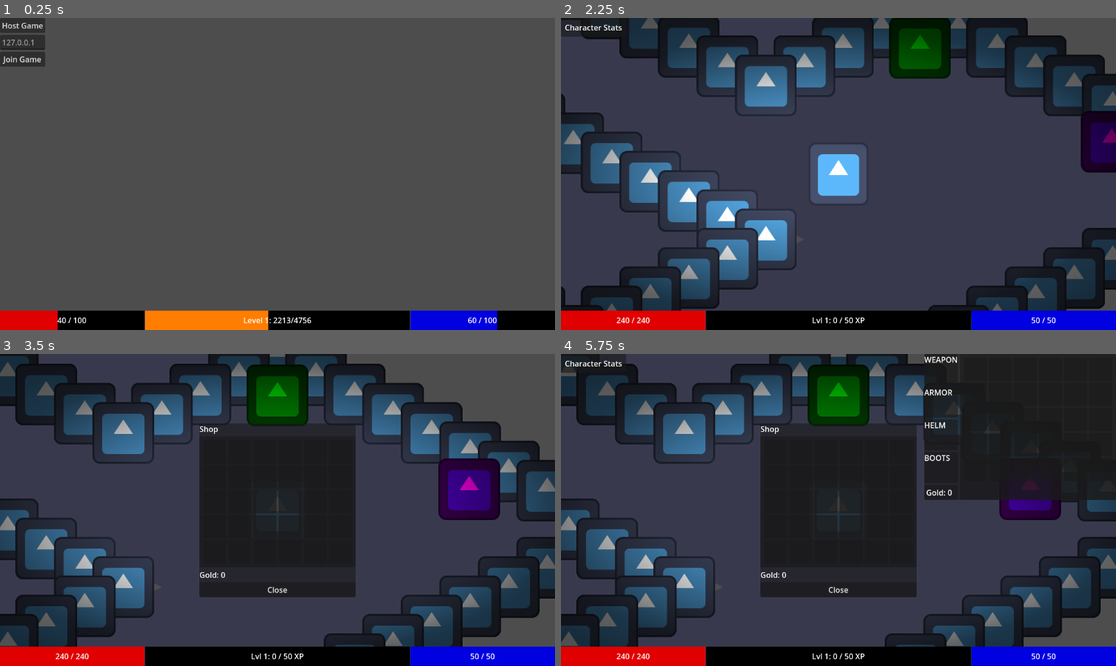
Above: before the commit, frames 1-4 (two rows, left to right).
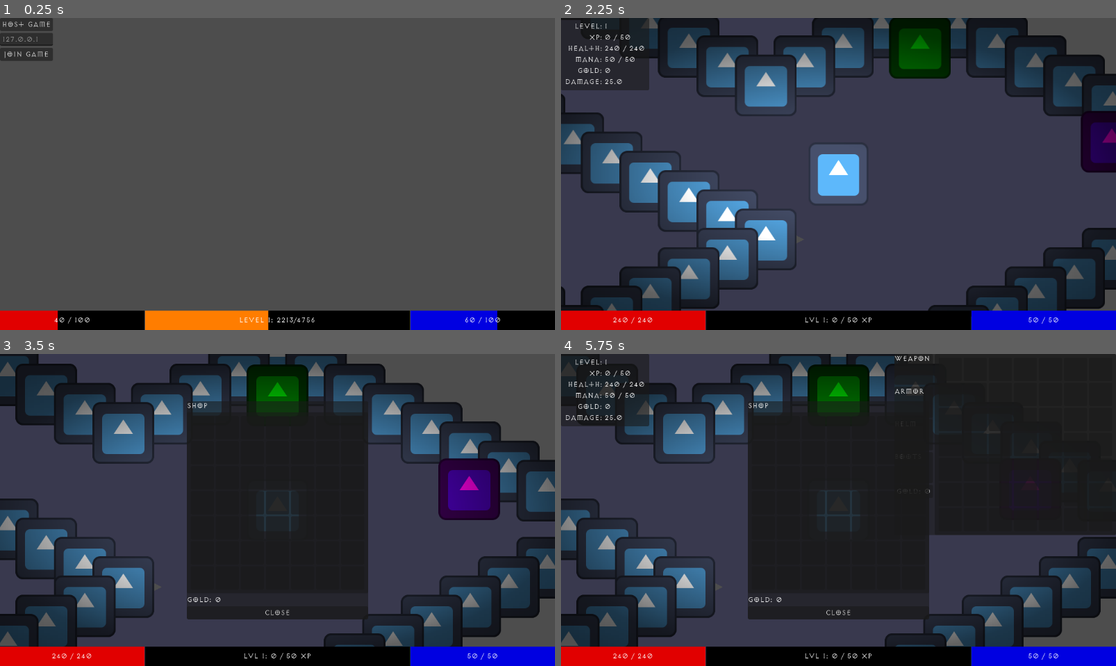
Above: after the commit, the same moments.

Repository: PietPadda/Godot_2D_ARPG
Game: Godot game, scene res://scenes/world/world.tscn
The game is run twice, just before and just after one commit, with the same random seed, the same clock (stepped at 60 frames per second) and the same inputs. The engine's default icon, where the game draws it, is replaced by a stand-in: a white triangle on a blue panel in a dark square.
Inputs (mouse positions are in pixels of both pictures, inside the frame that each line leads up to):
- Up to frame 1 (0.25 s): no input
- Up to frame 2 (2.25 s): click (583, 42) at 0.52 s; type "12" at 0.6 s; click "Host Game" at 1.25 s; tap Enter at 2 s; move the mouse to (960, 158) at 2.02 s; tap C (toggle_character_sheet) at 2.1 s; click (960, 158) at 2.17 s
- Up to frame 3 (3.5 s): move the mouse to (166, 525) at 2.77 s; tap E (interact) at 2.85 s; click (166, 525) at 2.92 s; tap C (toggle_character_sheet) at 3.05 s
- Up to frame 4 (5.75 s): tap F2 (debug_respawn_enemies) at 3.5, 4.25, 5 s; move the mouse to (777, 450) at 3.52 s; press the mouse at (777, 450) at 3.53 s; tap C (toggle_character_sheet) at 3.8, 4.35, 5.1 s; move the mouse to (799, 450) at 4.27 s; release the mouse at (799, 450) at 4.28 s; click (799, 450) at 4.42 s; move the mouse to (827, 450) at 5.02 s; click (827, 450) at 5.17 s; tap I (toggle_inventory) at 5.65 s

The runs differ from the first frame. In frame 1, 1.0% of the frame differs, in the area x 0-91%, y 0-98%; in frame 2, 2.8%; in frame 3, 6.7%; in frame 4, 12%, in the area x 0-100%, y 0-98%.

Commit message:
feat(ui): implement stat display on character sheet

Diff:
--- a/data/inventory/player_inventory.tres
+++ b/data/inventory/player_inventory.tres
@@ -1,8 +1,9 @@
-[gd_resource type="Resource" script_class="InventoryData" load_steps=2 format=3 uid="uid://pfmek7nj2qbc"]
+[gd_resource type="Resource" script_class="InventoryData" load_steps=3 format=3 uid="uid://pfmek7nj2qbc"]
 
+[ext_resource type="Script" uid="uid://dsidci2l4yr4r" path="res://data/items/item_data.gd" id="1_csxiq"]
 [ext_resource type="Script" uid="uid://ccw2kksbss84s" path="res://data/inventory/inventory_data.gd" id="1_d2mav"]
 
 [resource]
 script = ExtResource("1_d2mav")
-capacity = 30
+capacity = 49
 metadata/_custom_type_script = "uid://ccw2kksbss84s"
--- a/project.godot
+++ b/project.godot
@@ -29,6 +29,10 @@
 Scene="*res://scripts/core/scene_manager.gd"
 States="*res://scripts/core/state_manager.gd"
 Tooltip="*res://scenes/core/tooltip_manager.tscn"
+
+[gui]
+
+theme/custom_font="uid://cuuwjw00ffvae"
 
 [input]
 
--- a/scenes/ui/CharacterSheet.tscn
+++ b/scenes/ui/CharacterSheet.tscn
@@ -15,6 +15,66 @@
 [node name="VBoxContainer" type="VBoxContainer" parent="MarginContainer"]
 layout_mode = 2
 
-[node name="Label" type="Label" parent="MarginContainer/VBoxContainer"]
+[node name="GridContainer" type="GridContainer" parent="MarginContainer/VBoxContainer"]
 layout_mode = 2
-text = "Character Stats"
+columns = 2
+
+[node name="LabelTitle" type="Label" parent="MarginContainer/VBoxContainer/GridContainer"]
+layout_mode = 2
+text = "Level:"
+horizontal_alignment = 2
+
+[node name="LevelLabel" type="Label" parent="MarginContainer/VBoxContainer/GridContainer"]
+unique_name_in_owner = true
+layout_mode = 2
+text = "99"
+
+[node name="XPTitle" type="Label" parent="MarginContainer/VBoxContainer/GridContainer"]
+layout_mode = 2
+text = "XP:"
+horizontal_alignment = 2
+
+[node name="XPLabel" type="Label" parent="MarginContainer/VBoxContainer/GridContainer"]
+unique_name_in_owner = true
+layout_mode = 2
+text = "57/450"
+
+[node name="HealthTitle" type="Label" parent="MarginContainer/VBoxContainer/GridContainer"]
+layout_mode = 2
+text = "Health:"
+horizontal_alignment = 2
+
+[node name="HealthLabel" type="Label" parent="MarginContainer/VBoxContainer/GridContainer"]
+unique_name_in_owner = true
+layout_mode = 2
+text = "184/240"
+
+[node name="ManaTitle" type="Label" parent="MarginContainer/VBoxContainer/GridContainer"]
+layout_mode = 2
+text = "Mana:"
+horizontal_alignment = 2
+
+[node name="ManaLabel" type="Label" parent="MarginContainer/VBoxContainer/GridContainer"]
+unique_name_in_owner = true
+layout_mode = 2
+text = "0/120"
+
+[node name="GoldTitle" type="Label" parent="MarginContainer/VBoxContainer/GridContainer"]
+layout_mode = 2
+text = "Gold:"
+horizontal_alignment = 2
+
+[node name="GoldLabel" type="Label" parent="MarginContainer/VBoxContainer/GridContainer"]
+unique_name_in_owner = true
+layout_mode = 2
+text = "4789"
+
+[node name="DamageTitle" type="Label" parent="MarginContainer/VBoxContainer/GridContainer"]
+layout_mode = 2
+text = "Damage:"
+horizontal_alignment = 2
+
+[node name="DamageLabel" type="Label" parent="MarginContainer/VBoxContainer/GridContainer"]
+unique_name_in_owner = true
+layout_mode = 2
+text = "55"
--- a/scenes/ui/inventory_panel.tscn
+++ b/scenes/ui/inventory_panel.tscn
@@ -22,4 +22,4 @@
 [node name="GridContainer" type="GridContainer" parent="MarginContainer"]
 unique_name_in_owner = true
 layout_mode = 2
-columns = 6
+columns = 7
--- a/scripts/ui/character_sheet.gd
+++ b/scripts/ui/character_sheet.gd
@@ -2,11 +2,72 @@
 class_name CharacterSheet
 extends PanelContainer
 
-# We will add references to our stat labels here later.
+# --- Scene Nodes ---
+@onready var level_label: Label = %LevelLabel
+@onready var xp_label: Label = %XPLabel
+@onready var health_label: Label = %HealthLabel
+@onready var mana_label: Label = %ManaLabel
+@onready var gold_label: Label = %GoldLabel
+@onready var damage_label: Label = %DamageLabel
+
+# --- Properties ---
+var stats_component: StatsComponent
+var stat_calculator: StatCalculator
+
+# This function will be called by the HUD to provide the necessary player components.
+func initialize(stats_comp: StatsComponent, calculator: StatCalculator):
+	self.stats_component = stats_comp
+	self.stat_calculator = calculator
+
+	# Connect to the signals from the StatsComponent to keep our UI live.
+	stats_component.health_changed.connect(_on_health_changed)
+	stats_component.mana_changed.connect(_on_mana_changed)
+	stats_component.xp_changed.connect(_on_xp_changed)
+	stats_component.gold_changed.connect(_on_gold_changed)
+
+	# We can also connect to the equipment_changed signal to update stats like damage.
+	var player = stats_component.get_owner()
+	var equipment_component = player.get_node_or_null("EquipmentComponent")
+	if is_instance_valid(equipment_component):
+		equipment_component.equipment_changed.connect(redraw)
 
 func _ready() -> void:
 	pass
 
 # This function will be called by the HUD to update all the stat labels.
 func redraw() -> void:
-	pass # We'll add logic here in the next major step.
+	# Guard clause: Don't try to draw if we haven't been initialized yet.
+	if not is_instance_valid(stats_component) or not is_instance_valid(stat_calculator):
+		return
+
+	# Manually trigger all update functions to populate the UI.
+	_on_health_changed(stats_component.current_health, stats_component.total_max_health)
+	_on_mana_changed(stats_component.current_mana, stats_component.total_max_mana)
+	_on_xp_changed(stats_component.stats_data.level, stats_component.stats_data.current_xp, stats_component.stats_data.xp_to_next_level)
+	_on_gold_changed(stats_component.stats_data.gold)
+
+	# Update calculated stats like damage.
+	var total_damage = stat_calculator.get_total_stat(Stats.STAT_NAMES[Stats.STAT.DAMAGE])
+	damage_label.text = str(total_damage)
+
+# --- Signal Handlers ---
+func _on_health_changed(current: int, max_val: int):
+	# Guard Clause: Don't run if @onready vars aren't populated yet.
+	if not is_node_ready(): return
+	health_label.text = "%d / %d" % [current, max_val]
+
+func _on_mana_changed(current: int, max_val: int):
+	# Guard Clause: Don't run if @onready vars aren't populated yet.
+	if not is_node_ready(): return
+	mana_label.text = "%d / %d" % [current, max_val]
+
+func _on_xp_changed(level: int, current_xp: int, xp_to_next: int):
+	# Guard Clause: Don't run if @onready vars aren't populated yet.
+	if not is_node_ready(): return
+	level_label.text = str(level)
+	xp_label.text = "%d / %d" % [current_xp, xp_to_next]
+
+func _on_gold_changed(total_gold: int):
+	# Guard Clause: Don't run if @onready vars aren't populated yet.
+	if not is_node_ready(): return
+	gold_label.text = str(total_gold)
--- a/scripts/ui/hud.gd
+++ b/scripts/ui/hud.gd
@@ -27,7 +27,7 @@
 	# Toggle player inventory panel's visibility
 	if Input.is_action_just_pressed("toggle_inventory"): # "I"
 		player_inventory.visible = !player_inventory.visible
-		# Redraw the inventory every time it's opened to ensure it's up to date.
+		# Redraw the inventory every time it's ocpened to ensure it's up to date.
 		if player_inventory.visible:
 			player_inventory.redraw() # redraw it
 
@@ -83,25 +83,28 @@
 
 # This new function runs ONLY when the local_player_spawned signal is received.
 func _on_local_player_spawned(player: Node) -> void:
-		# Ensure UI panels are hidden on spawn
+	# Ensure UI panels are hidden on spawn
 	player_inventory.hide()
+	character_sheet.hide()
 	shop_panel.hide()
 
-		# Now that we have a guaranteed reference to the player, we connect to their stats.
-	var player_stats = player.get_node("StatsComponent")
-	var inventory_component = player.get_node("InventoryComponent")
-	var player_equipment: EquipmentComponent = player.get_node("EquipmentComponent")
+	# Now that we have a guaranteed reference to the player, we connect to their stats.
+	var stats_component: StatsComponent = player.get_node("StatsComponent")
+	var inventory_component: InventoryComponent = player.get_node("InventoryComponent")
+	var equipment_component: EquipmentComponent = player.get_node("EquipmentComponent")
+	var stat_calculator: StatCalculator = player.get_node("StatCalculator") # Get the calculator
 
 	# Connect our UI update function to the player's signal.
-	player_stats.health_changed.connect(on_player_health_changed)
-	player_stats.mana_changed.connect(on_player_mana_changed)
-	player_stats.xp_changed.connect(on_player_xp_changed)
+	stats_component.health_changed.connect(on_player_health_changed)
+	stats_component.mana_changed.connect(on_player_mana_changed)
+	stats_component.xp_changed.connect(on_player_xp_changed)
 
 	# Manually update bars once using the component's final, calculated values.
-	on_player_health_changed(player_stats.current_health, player_stats.total_max_health)
-	on_player_mana_changed(player_stats.current_mana, player_stats.total_max_mana)
-	on_player_xp_changed(player_stats.stats_data.level, player_stats.stats_data.current_xp, player_stats.stats_data.xp_to_next_level)
+	on_player_health_changed(stats_component.current_health, stats_component.total_max_health)
+	on_player_mana_changed(stats_component.current_mana, stats_component.total_max_mana)
+	on_player_xp_changed(stats_component.stats_data.level, stats_component.stats_data.current_xp, stats_component.stats_data.xp_to_next_level)
 
 	# Initialize both panels with the player's components.
-	player_inventory.initialize(inventory_component, player_equipment, player_stats)
-	shop_panel.initialize(inventory_component, player_stats)
+	player_inventory.initialize(inventory_component, equipment_component, stats_component)
+	character_sheet.initialize(stats_component, stat_calculator) # Initialize the new sheet
+	shop_panel.initialize(inventory_component, stats_component)
Binary file added: assets/fonts/Ancient Medium.ttf
Binary file added: assets/fonts/Exocet/EXL_____.TTF
